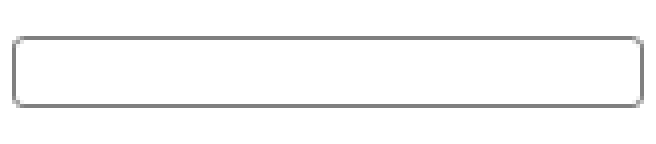
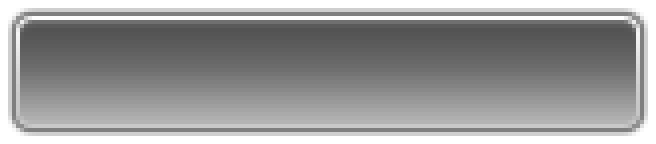
Comparing the layer stacks of the two 656×144 images. Changes:
hid group "Highlight-Small" (1 layers) over [left=16, top=40, right=640, bottom=104]
showed group "Body-Big" (8 layers) over [left=16, top=16, right=640, bottom=128]
added layer "stroke" in group "Body-Big" over [left=16, top=16, right=640, bottom=128]
added layer "Gloss" in group "Body-Big" over [left=16, top=16, right=640, bottom=128]
